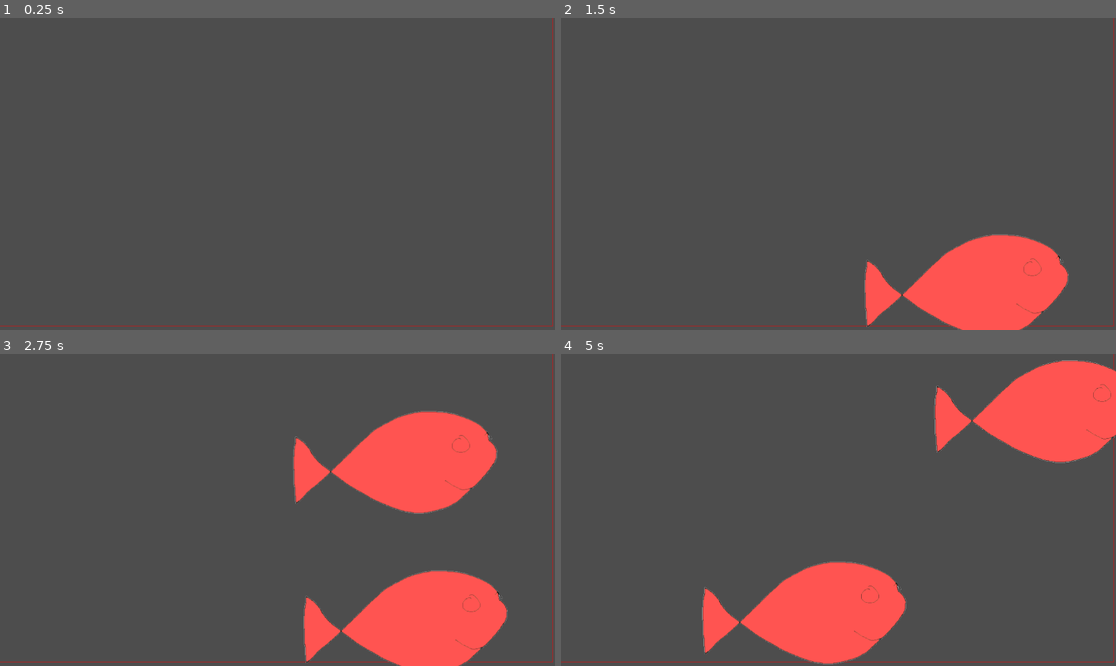
Above: before the commit, frames 1-4 (two rows, left to right).
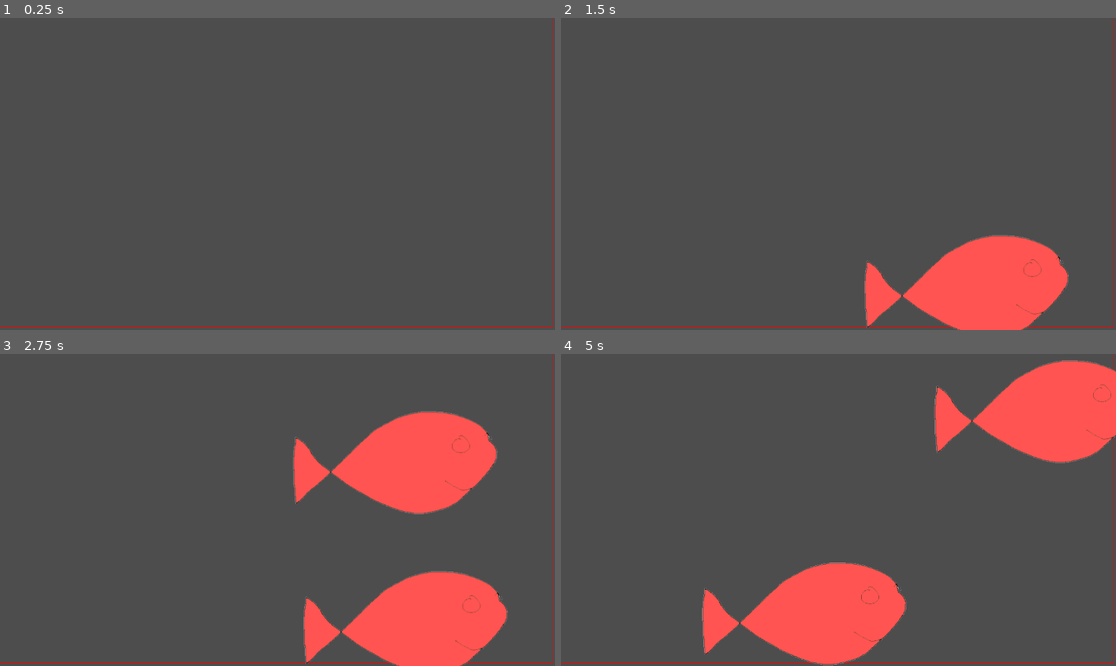
Above: after the commit, the same moments.

Repository: DavveDP/gamejam-ancient
Game: Godot game, scene res://fish_spawner.tscn
The game is run twice, just before and just after one commit, with the same random seed, the same clock (stepped at 60 frames per second) and the same inputs. The project has no main scene, so this scene is started directly.
Inputs:
- Up to frame 1 (0.25 s): no input
- Up to frame 2 (1.5 s): tap Enter at 0.5 s; tap Left (Aim Left) at 0.6 s; tap Space at 1.25 s; tap Right (Aim Right) at 1.35 s
- Up to frame 3 (2.75 s): tap Left (Aim Left) at 2.1 s
- Up to frame 4 (5 s): tap Enter at 2.75, 4.25 s; tap Right (Aim Right) at 2.85, 4.35 s; tap Space at 3.5 s; tap Left (Aim Left) at 3.6 s

The runs differ from the first frame. In frame 1, 0.4% of the frame differs, in the area x 0-100%, y 98-100%; in frame 2, 0.9%; in frame 3, 1.1%, in the area x 0-100%, y 18-100%; in frame 4, 1.1%.

Commit message:
updated fish spawner

Diff:
--- a/fish_spawner.gd
+++ b/fish_spawner.gd
@@ -21,9 +21,10 @@
 		return
 
 	accumulated_time = 0.0
+
 	var fish = spawn_random_fish()
-	var timer = get_tree().create_timer(fish_lifetime).timeout
-	timer.connect(func(): despawn_fish(fish))
+	var timer = get_tree().create_timer(fish_lifetime)
+	timer.timeout.connect(func(): despawn_fish(fish))
 
 func spawn_random_fish() -> Node:
 	#Move a free fish from the pool to the active fish dictionary with a lifetime timer
--- a/fish_spawner.tscn
+++ b/fish_spawner.tscn
@@ -8,7 +8,7 @@
 
 [node name="SpawnArea" type="ReferenceRect" parent="."]
 offset_right = 1148.0
-offset_bottom = 640.0
+offset_bottom = 642.0
 editor_only = false
 
 [node name="FishPool" type="Node2D" parent="."]
